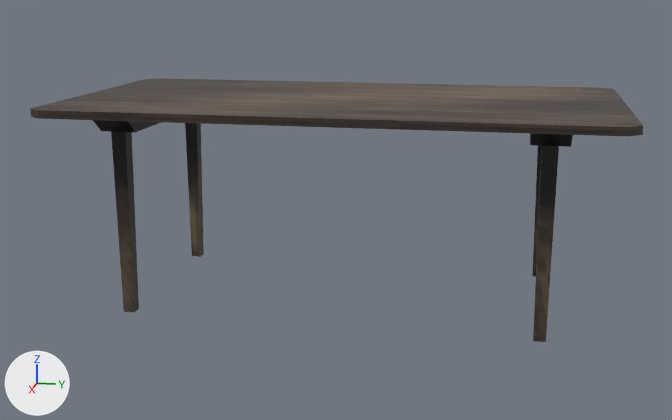
The Blender file HorrorGamePrototype/Assets/Models/table.blend as it was, and as the next commit left it.
The view is the same before and after, from a 50 mm lens placed at (3.67, 0.69, 1.27), pointed at (0.02, -0.04, 0.36). The axes (+X, +Y, +Z) are drawn at lower left. The lights are the same throughout.

In view in the first picture: 'table'.
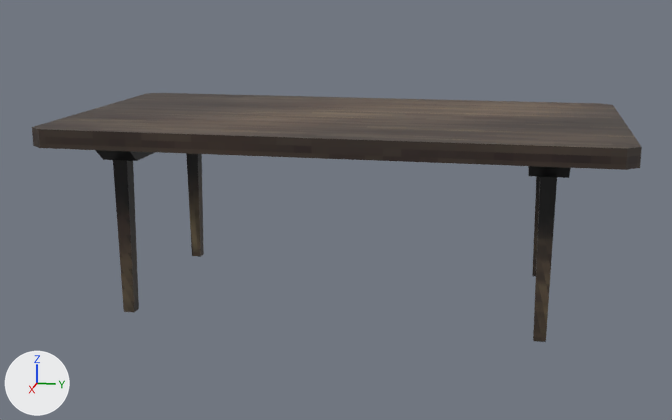
Where the change shows, as pixel boxes (x1, y1, x2, y2) in the pictures (672 x 420 px; the box of a moved part takes in the faces that stretch with it):
```json
{"object": "table", "change": "reshaped", "before": [30, 78, 643, 342], "after": [32, 93, 642, 342]}
{"part": 1, "of": "me_cube_001", "change": "moved or reshaped", "before": [93, 120, 573, 342], "after": [95, 150, 571, 342]}
{"part": 2, "of": "me_cube_001", "change": "moved or reshaped", "before": [30, 78, 643, 136], "after": [32, 93, 642, 170]}
```

Edits to the scene script, one JSON object a line:
```json
{"block": "me_cube_001", "where": "me_cube_001.from_pydata(...)  # 92 vertices, 62 faces; spans x -0.58..0.58, y -1.08..1.08, z 0.0..0.82"}
{"block": "me_cube_001", "where": "# used by ob_table; location = (0.0, 0.0, 0.0)"}
{"block": "me_cube_001", "change": "me_cube_001 part 1: all 66 vertices in x -0.58..0.58, y -1.08..1.08, z 0.72..0.78 are moved by (0.0, 0.0, -0.11)"}
{"block": "me_cube_001", "change": "me_cube_001 part 2: all 10 vertices in x -0.58..0.58, y -1.08..1.08, z 0.82 are moved by (0.0, 0.0, -0.07)"}
```
